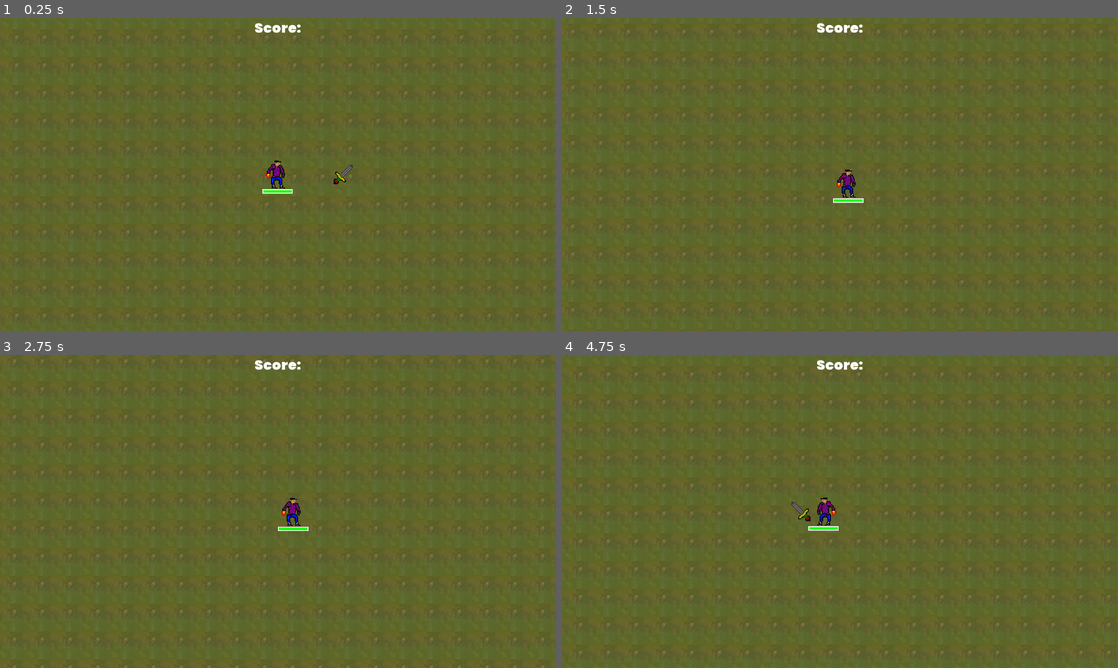
Above: before the commit, frames 1-4 (two rows, left to right).
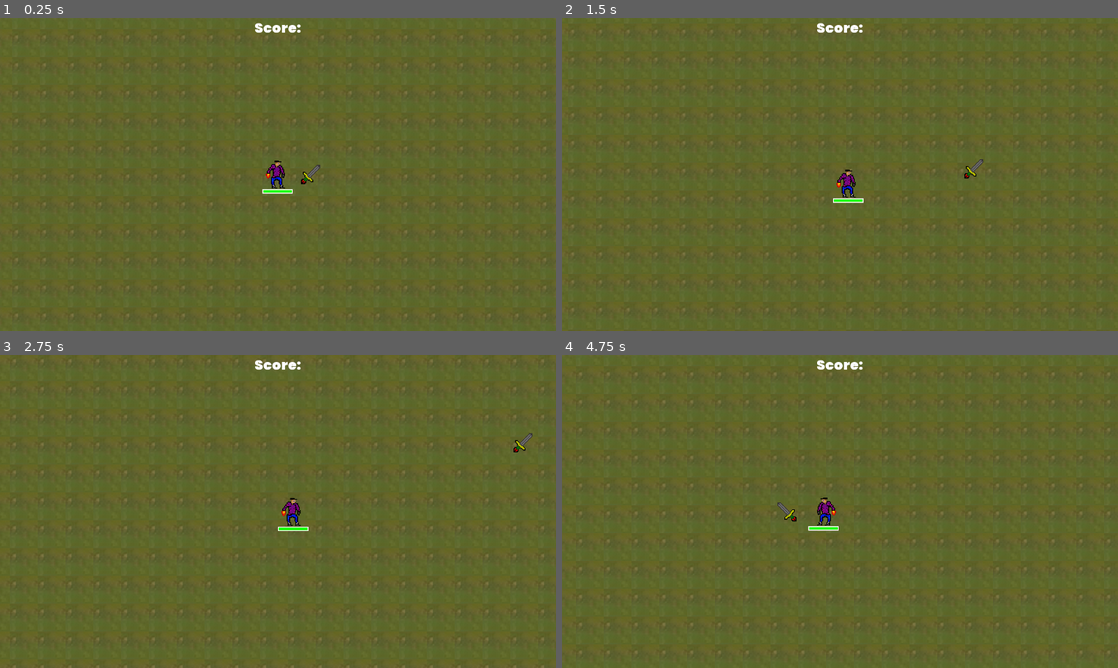
Above: after the commit, the same moments.

Repository: RM35/vigilant-octo-doodle
Game: Godot game, scene res://scenes/world/world.tscn
The game is run twice, just before and just after one commit, with the same random seed, the same clock (stepped at 60 frames per second) and the same inputs.
Inputs:
- Up to frame 1 (0.25 s): no input
- Up to frame 2 (1.5 s): hold D (right) 0.53-1.28 s; hold S (down) from 1.28 s (still down)
- Up to frame 3 (2.75 s): release S (down) at 2.03 s; hold D (right) from 2.03 s (still down)
- Up to frame 4 (4.75 s): release D (right) at 2.78 s; hold W (up) 2.78-3.53 s; hold A (left) from 3.53 s (still down)

The runs differ from the first frame. In frame 1, 0.2% of the frame differs, in the area x 54-64%, y 46-54%; in frame 2, less than 0.1%; in frame 3, less than 0.1%; in frame 4, 0.2%.

Commit message:
feat(enemy): Add knockback and enemy damage

Diff:
--- a/scenes/enemy/enemy.gd
+++ b/scenes/enemy/enemy.gd
@@ -29,7 +29,17 @@
 	for i in get_slide_count():
 		var collision = get_slide_collision(i)
 
+#Let the tween time regulate the rate damage taken
 func take_damage(amount):
-	u_data.health -= amount
-	if u_data.health <= 0:
-		pass #We are dead
+	if !$FlashDamage.is_active():
+		$AudioStreamPlayer2D.play()
+		u_data.health -= amount
+		if u_data.health <= 0:
+			pass #We are dead
+		knock_back = true
+		var start_modulate = $Sprite.modulate
+		$FlashDamage.interpolate_property($Sprite, "modulate", $Sprite.modulate, Color(0, 0, 0), 0.05, Tween.TRANS_SINE, Tween.EASE_IN_OUT)
+		$FlashDamage.start()
+		yield($FlashDamage, "tween_completed")
+		$FlashDamage.interpolate_property($Sprite, "modulate", Color(0, 0, 0), start_modulate, 0.05, Tween.TRANS_SINE, Tween.EASE_IN_OUT)
+		$FlashDamage.start()
--- a/scenes/enemy/enemy.tscn
+++ b/scenes/enemy/enemy.tscn
@@ -1,7 +1,8 @@
-[gd_scene load_steps=4 format=2]
+[gd_scene load_steps=5 format=2]
 
 [ext_resource path="res://scenes/enemy/textures/carot.png" type="Texture" id=1]
 [ext_resource path="res://scenes/enemy/enemy.gd" type="Script" id=2]
+[ext_resource path="res://global_resources/pop.mp3" type="AudioStream" id=3]
 
 [sub_resource type="CircleShape2D" id=1]
 radius = 13.0384
@@ -17,3 +18,6 @@
 texture = ExtResource( 1 )
 
 [node name="AudioStreamPlayer2D" type="AudioStreamPlayer2D" parent="."]
+stream = ExtResource( 3 )
+
+[node name="FlashDamage" type="Tween" parent="."]
--- a/scenes/spawner/spawner.tscn
+++ b/scenes/spawner/spawner.tscn
@@ -6,6 +6,7 @@
 script = ExtResource( 1 )
 
 [node name="Debug" type="Line2D" parent="."]
+visible = false
 points = PoolVector2Array( 228, 88 )
 width = 2.0
 default_color = Color( 0, 0, 0, 0.905882 )
--- a/scenes/weapon/knife/knife.gd
+++ b/scenes/weapon/knife/knife.gd
@@ -1,8 +1,13 @@
 extends Node2D
+
+# Knife weapon essentially travels in a straight line in the direction the
+# player is facing when fired. Currently it will reset after a certain distance
+# and reset its location and direction. This means that the rate of fire is
+# not only time based but as a function of the players movement + time
 
 onready var player = get_parent()
 var dir: Vector2 = Vector2.RIGHT
-var speed = 300
+var speed = 150
 var origin_vector_global = Vector2.ZERO
 var last_dir = Vector2.RIGHT
 var player_prev_pos = Vector2.ZERO
@@ -35,4 +40,5 @@
 	player_prev_pos = player.global_position
 
 func _on_Area2D_body_entered(body):
-	print(body)
+	if body.has_method("take_damage"):
+		body.take_damage(damage)
Not shown, changed: .github/workflows/ci.yaml
Not shown, changed: .gitignore
Not shown, changed: readme.md
